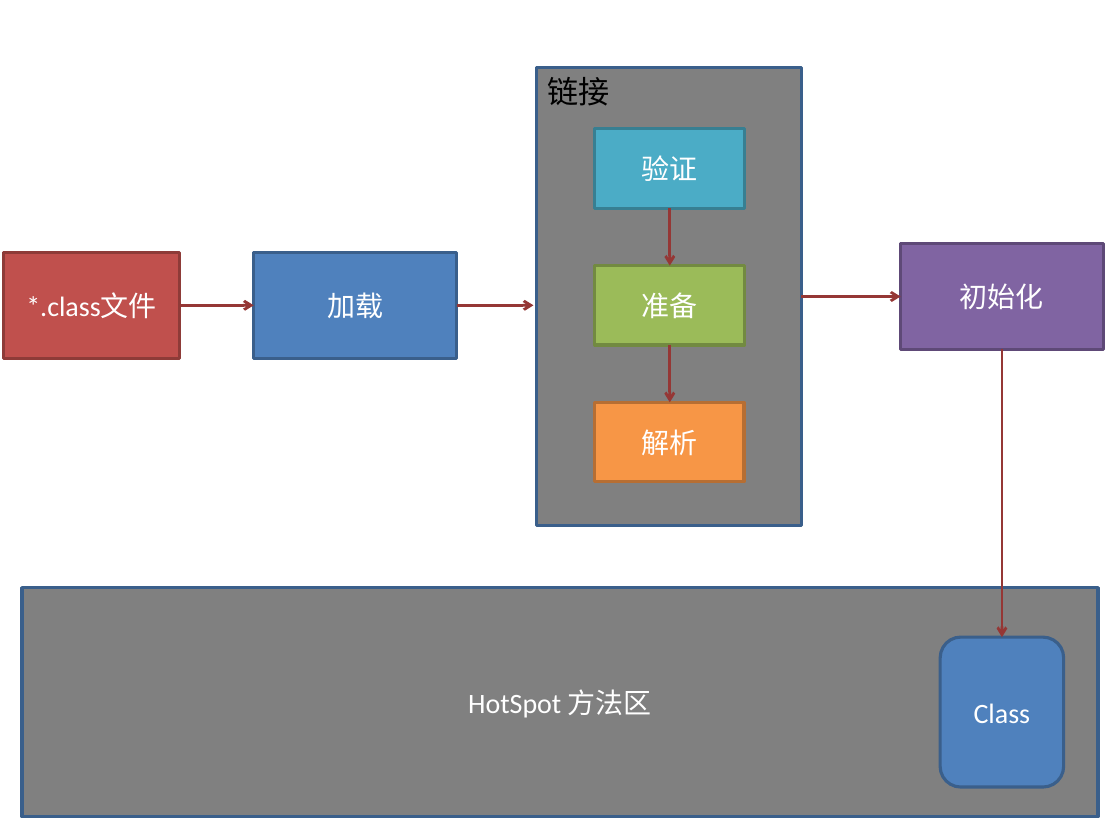
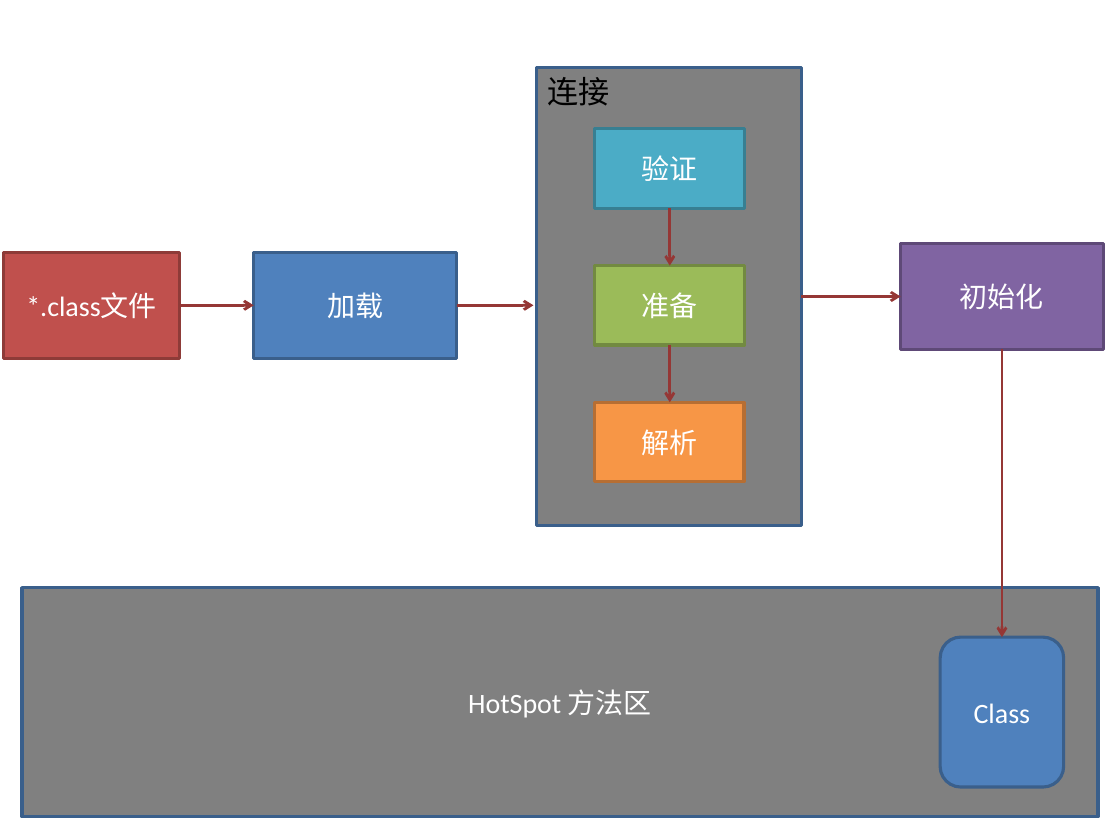
Before and after one commit to charpty/blog-backup, a slide deck: slide 1 of backup/JVM类加载/HotSpot Class load.pptx. Drawn at 1120x840 pixels with LibreOffice and Linux fonts; fonts in the diff are those of the drawing. Boxes give left, top, right and bottom in pixels: in the first picture for what was removed or moved away, otherwise in the second. Text is boxed around its words. In the diff, an @@ line names an element or a change of style, - is before the commit and + after.

```diff
--- a/backup/JVM类加载/HotSpot Class load.pptx
+++ b/backup/JVM类加载/HotSpot Class load.pptx
@@ text at bbox=[548, 77, 610, 106]: text changed @@
-链接
+连接
```
Also in this commit, not shown: 1 slide added, 1 other file.
